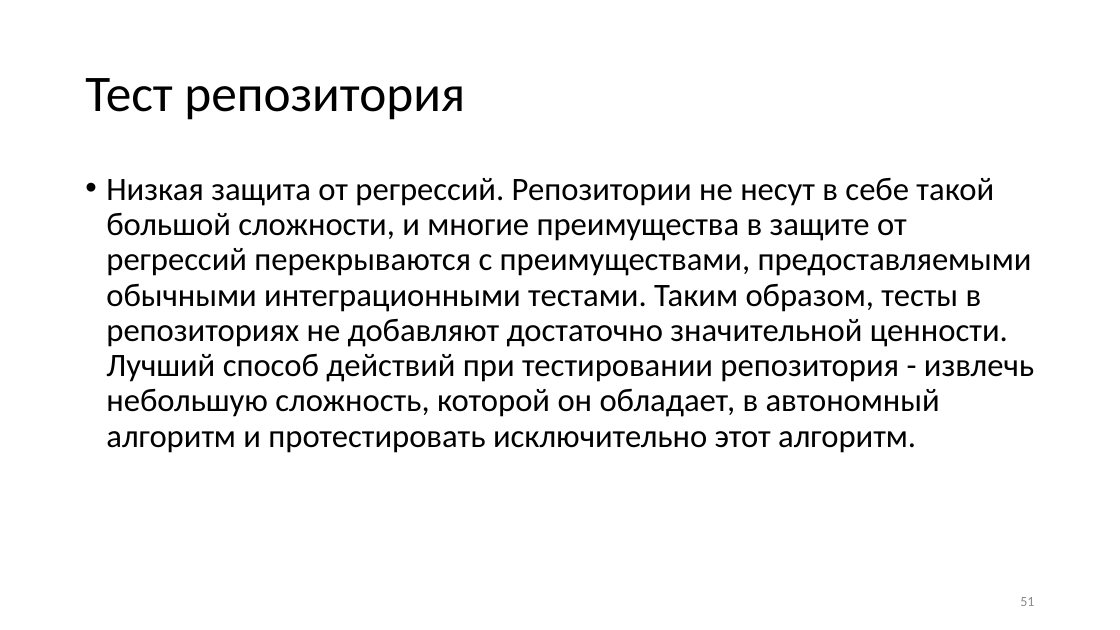
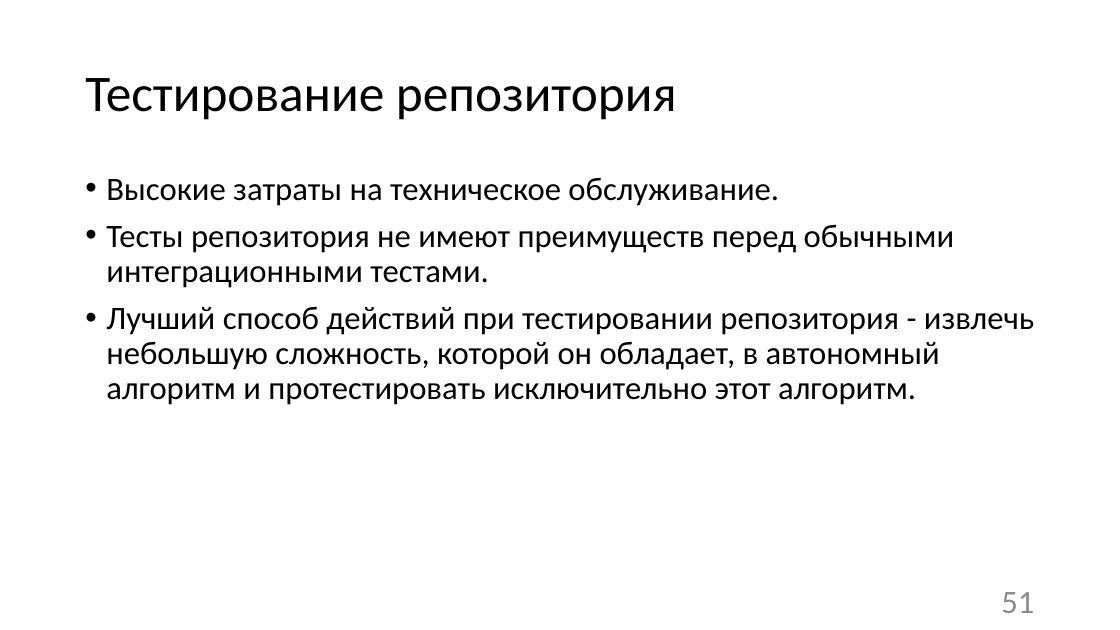
Before and after one commit to Sa1Gur/DbTest.Containers, a slide deck: slide 51 of DbaseTesting.pptx. Drawn at 1120x630 pixels with LibreOffice and Linux fonts; fonts in the diff are those of the drawing. Boxes give left, top, right and bottom in pixels: in the first picture for what was removed or moved away, otherwise in the second. Text is boxed around its words. In the diff, an @@ line names an element or a change of style, - is before the commit and + after.

```diff
--- a/DbaseTesting.pptx
+++ b/DbaseTesting.pptx
@@ title at (85,78,677,120): text changed @@
-Тест репозитория
+Тестирование репозитория
@@ text at (106,178,1034,405): text changed @@
-• Низкая защита от регрессий. Репозитории не несут в себе такой большой сложности, и многие преимущества в защите от регрессий перекрываются с преимуществами, предоставляемыми обычными интеграционными тестами. Таким образом, тесты в репозиториях не добавляют достаточно значительной ценности. Лучший способ действий при тестировании репозитория - извлечь небольшую сложность, которой он обладает, в автономный алгоритм и протестировать исключительно этот алгоритм.
+• Высокие затраты на техническое обслуживание.
+• Тесты репозитория не имеют преимуществ перед обычными интеграционными тестами.
+• Лучший способ действий при тестировании репозитория - извлечь небольшую сложность, которой он обладает, в автономный алгоритм и протестировать исключительно этот алгоритм.
@@ page number at (1001,592,1034,613): size 12 to 28 pt @@
```
Also in this commit, not shown: 31 other slides changed, 26 slides added, 18 slides removed, 9 other files.
